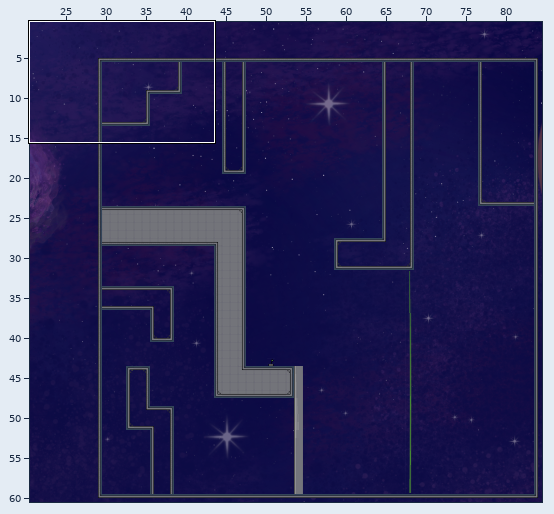
Two states of a Tiled map, GXPEngine/bin/Debug/Tiled/Level1.tmx. Above, an overview of the earlier version with the close-up marked.
Close-up. Before:
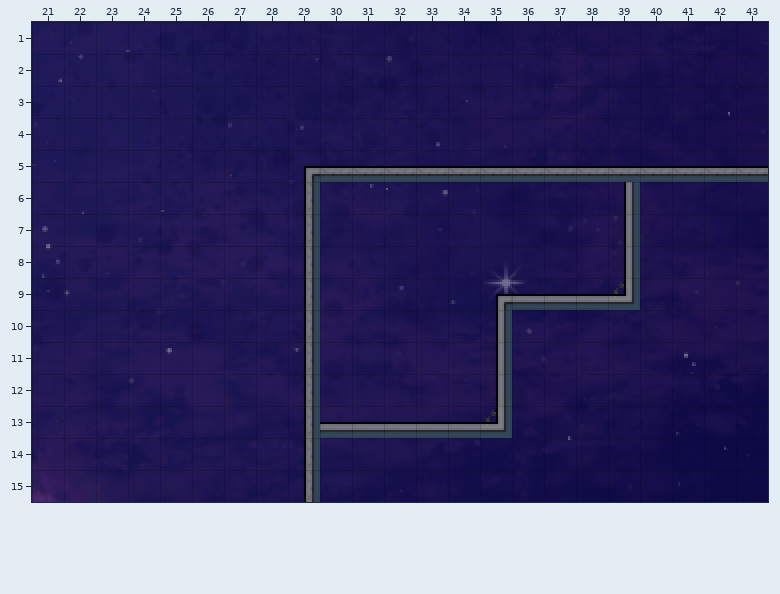
Cells are 16x16 px. Shown: x 21..43, y 1..15. The commit also changed other parts of the map, which this record leaves out.
Now the later version:
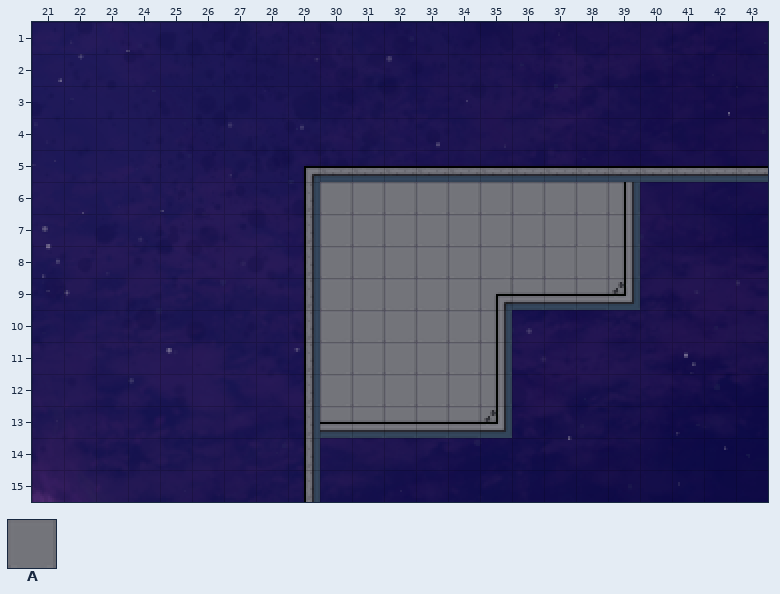
Key: from "TileSheet16": A 135.
_ is an empty cell.
Changes in this commit:
Changed rows in their new state; . is an unchanged cell.
Layer "Filling":
first column x 30:
 6 AAAAAAAAA
 7 AAAAAAAAA
 8 AAAAAAAAA
Layer "Enviroment":
first column x 30:
 6 .........A
 7 .........A
 8 ........AA
 9 AAAAAAAAAA
10 AAAAAA....
11 AAAAAA....
12 AAAAAA....
13 AAAAAA....
Changed places in both close-ups, as pixel boxes (x1, y1, x2, y2):
added: (320, 182, 624, 422)
